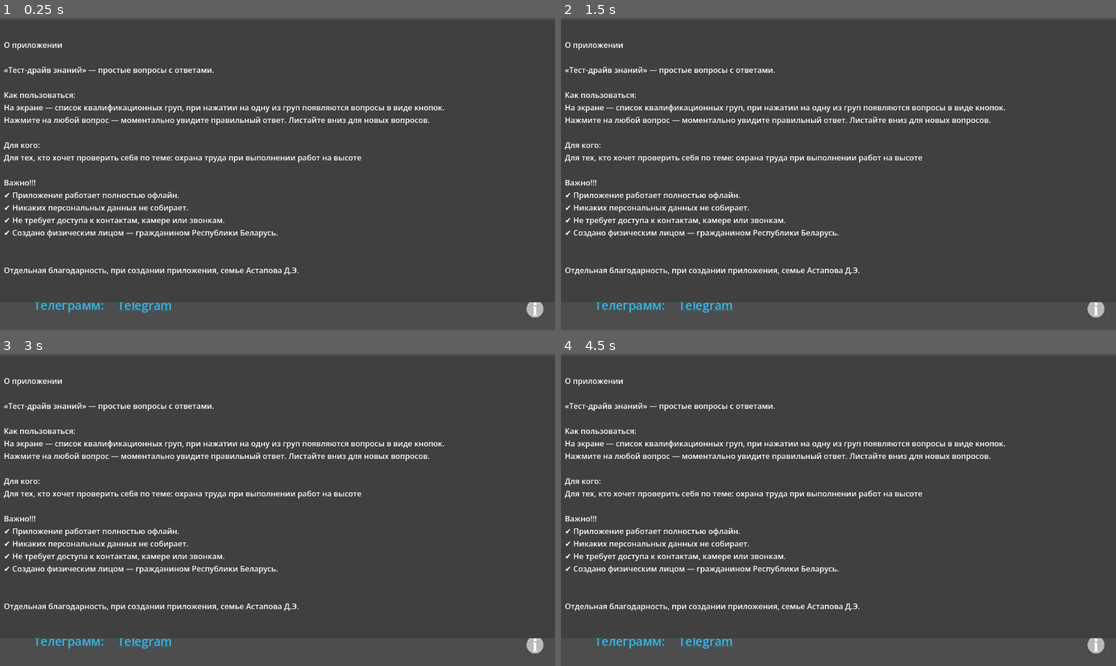
Above: before the commit, frames 1-4 (two rows, left to right).
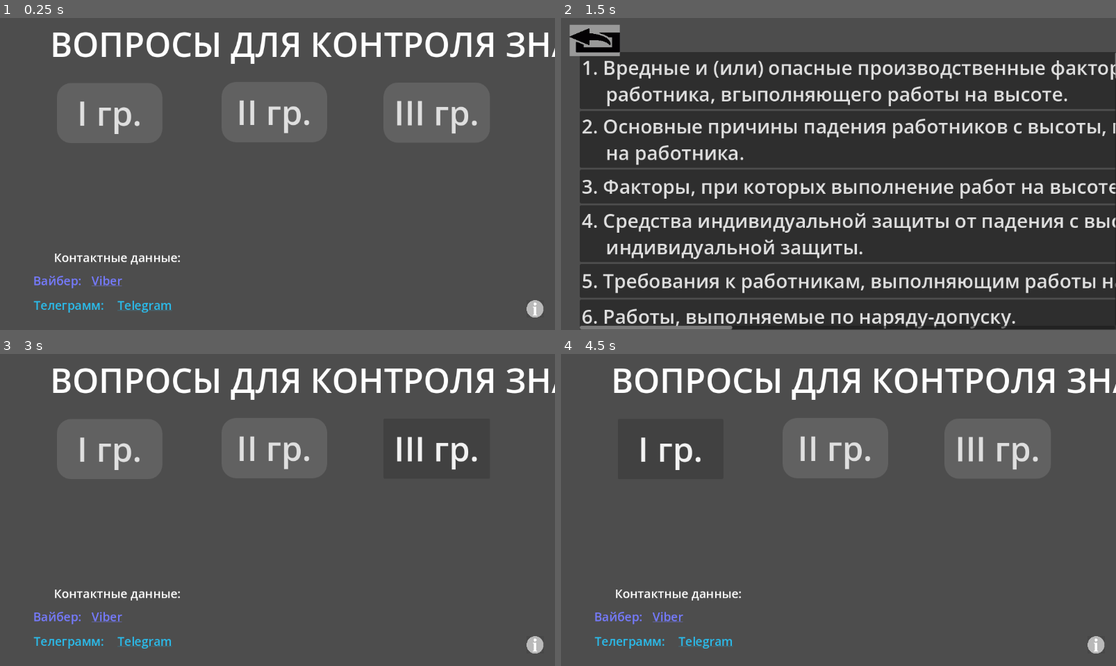
Above: after the commit, the same moments.

Repository: MV1312/labor_protection
Game: Godot game, scene res://scenes/main.tscn
Two runs of this game, one before a commit and one after it. Both use one fixed random seed, a clock stepped at 60 frames per second and the inputs below.
Inputs (mouse positions are in pixels of both pictures, inside the frame that each line leads up to; where the layout moved, square brackets give the same spot in the first picture):
- Up to frame 1 (0.25 s): no input
- Up to frame 2 (1.5 s): click "I гр." at 0.5 s; click "II гр." at 1.25 s
- Up to frame 3 (3 s): click (33, 375) [111, 447] at 2 s; click "III гр." at 2.75 s
- Up to frame 4 (4.5 s): click "i" at 3.5 s; click "I гр." at 4.25 s

The runs differ from the first frame. In frame 1, 17% of the frame differs, in the area x 0-100%, y 4-92%; in frame 2, 24%, in the area x 0-100%, y 2-100%; in frame 3, 14%; in frame 4, 15%.

Commit message:
Adding a script for the button with information.

Diff:
--- a/scenes/info_dialog.tscn
+++ b/scenes/info_dialog.tscn
@@ -4,7 +4,6 @@
 oversampling_override = 1.0
 position = Vector2i(0, 36)
 size = Vector2i(5819, 548)
-visible = true
 dialog_text = "О приложении
 
 «Тест-драйв знаний» — простые вопросы с ответами.
--- /dev/null
+++ b/scenes/info_overlay.gd
@@ -0,0 +1,53 @@
+
+extends CanvasLayer
+
+@onready var info_button: Button = $InfoButton
+@onready var info_window: PanelContainer = $InfoWindow
+@onready var tap_to_close: Control = $TapToClose
+@onready var dim_background: ColorRect = $DimBackground
+
+
+func _ready() -> void:
+	info_button.toggle_mode = true
+	info_button.toggled.connect(_on_info_button_toggled)
+
+	tap_to_close.gui_input.connect(_on_tap_to_close_gui_input)
+	tap_to_close.mouse_filter = Control.MOUSE_FILTER_STOP
+
+	_set_info_visible(false)
+
+
+func _on_info_button_toggled(button_pressed: bool) -> void:
+	_set_info_visible(button_pressed)
+
+
+func _set_info_visible(visible_state: bool) -> void:
+	info_window.visible = visible_state
+	tap_to_close.visible = visible_state
+	dim_background.visible = visible_state
+
+	if visible_state:
+		info_button.text = "Скрыть"
+	else:
+		info_button.text = "Инфо"
+
+
+func _on_tap_to_close_gui_input(event: InputEvent) -> void:
+	if _is_touch_or_click(event):
+		get_viewport().set_input_as_handled()
+		close_info()
+
+
+func _is_touch_or_click(event: InputEvent) -> bool:
+	if event is InputEventScreenTouch:
+		return event.pressed
+
+	if event is InputEventMouseButton:
+		return event.pressed and event.button_index == MOUSE_BUTTON_LEFT
+
+	return false
+
+
+func close_info() -> void:
+	info_button.set_pressed_no_signal(false)
+	_set_info_visible(false)
--- a/scenes/info_overlay.tscn
+++ b/scenes/info_overlay.tscn
@@ -1,11 +1,13 @@
 [gd_scene format=3 uid="uid://bwenv0ecyp8b2"]
 
 [ext_resource type="Texture2D" uid="uid://bbnsan6cf8h88" path="res://image /Info-Button.png" id="1_0q13e"]
+[ext_resource type="Script" uid="uid://b0gcvje2fqhld" path="res://scenes/info_overlay.gd" id="1_sxi83"]
 
 [sub_resource type="StyleBoxFlat" id="StyleBoxFlat_e5ydw"]
 bg_color = Color(0, 0, 0, 0.882)
 
 [node name="InfoOverlay" type="CanvasLayer" unique_id=419437678]
+script = ExtResource("1_sxi83")
 
 [node name="DimBackground" type="ColorRect" parent="." unique_id=1580703273]
 anchors_preset = -1
@@ -15,7 +17,7 @@
 offset_bottom = -0.056030273
 metadata/_edit_lock_ = true
 
-[node name="PanelContainer" type="PanelContainer" parent="." unique_id=113885438]
+[node name="InfoWindow" type="PanelContainer" parent="." unique_id=113885438]
 anchors_preset = 15
 anchor_right = 1.0
 anchor_bottom = 1.0
@@ -26,11 +28,13 @@
 metadata/_edit_lock_ = true
 
 [node name="TapToClose" type="Control" parent="." unique_id=755759846]
+visible = false
 layout_mode = 3
+anchors_preset = 15
 anchor_right = 1.0
-anchor_bottom = 0.99200004
-offset_right = -1.0
-offset_bottom = 0.18395996
+anchor_bottom = 1.0
+grow_horizontal = 2
+grow_vertical = 2
 metadata/_edit_lock_ = true
 
 [node name="InfoButton" type="Button" parent="." unique_id=122900093]
Not shown, added: scenes/info_overlay.gd.uid
